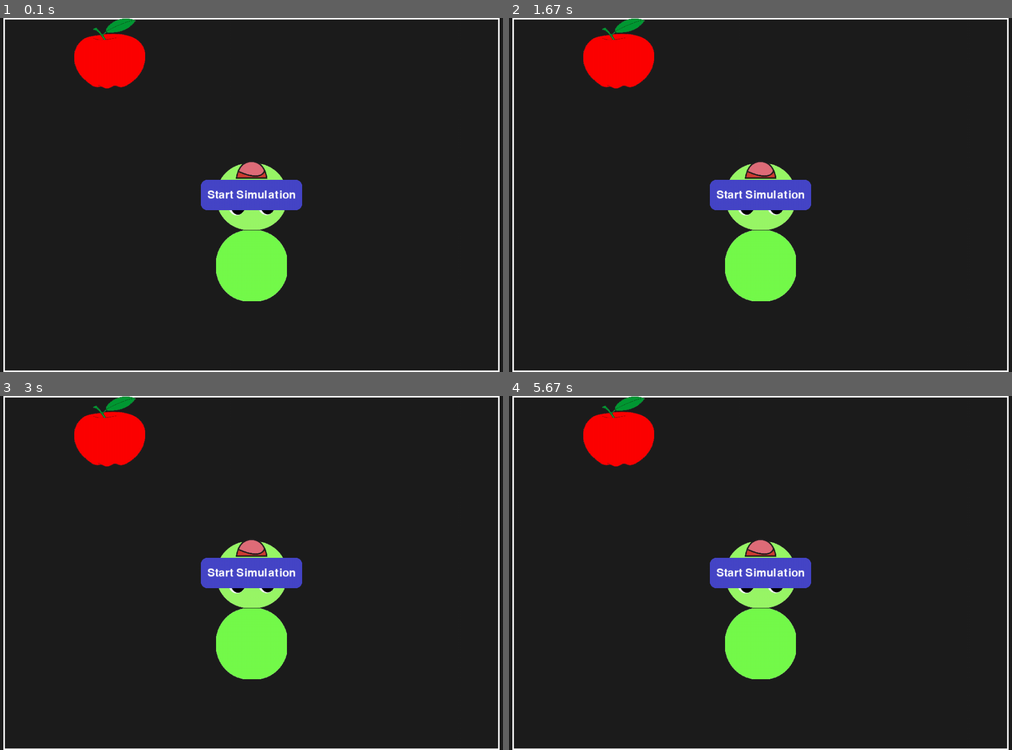
Above: before the commit, frames 1-4 (two rows, left to right).
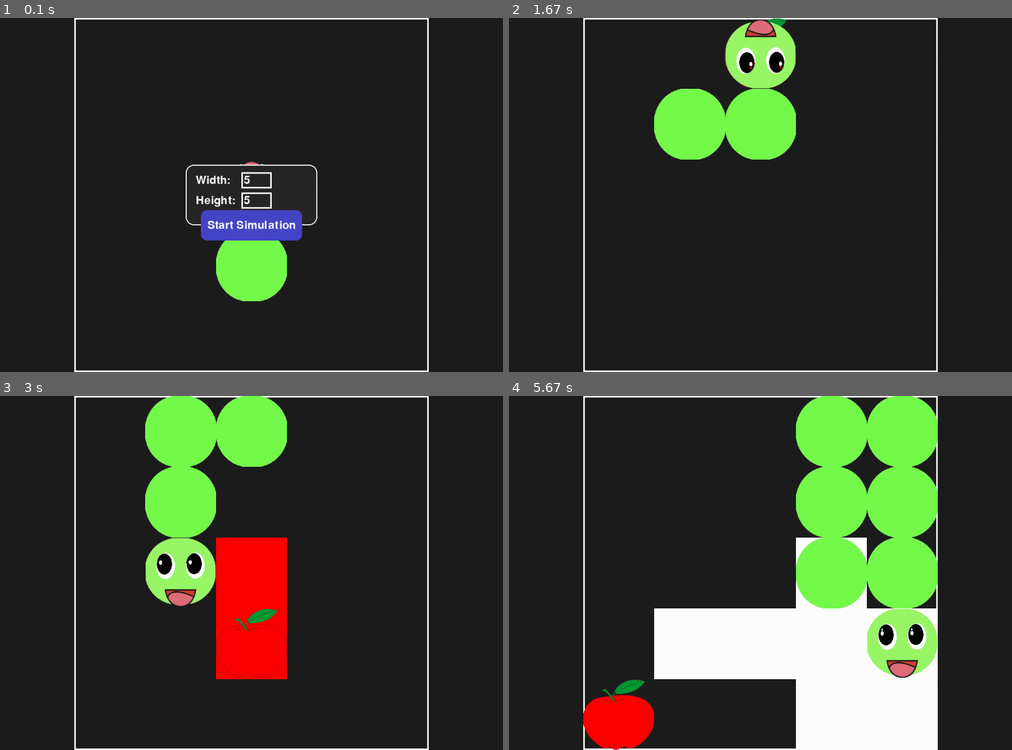
Above: after the commit, the same moments.

Repository: brii26/smart_snake
Game: pygame game, started from main.py
Two runs of this game, one before a commit and one after it. Both use one fixed random seed, a clock stepped at 60 frames per second and the inputs below.
Inputs (mouse positions are in pixels of both pictures, inside the frame that each line leads up to):
- Up to frame 1 (0.1 s): no input
- Up to frame 2 (1.67 s): click (740, 209) at 0.4 s; click (639, 198) at 0.73 s
- Up to frame 3 (3 s): no input
- Up to frame 4 (5.67 s): no input

The runs differ from the first frame. In frame 1, 7.6% of the frame differs, in the area x 0-100%, y 0-100%; in frame 2, 15%; in frame 3, 19%; in frame 4, 39%.

Commit message:
Feat : add input for width , height, and buttons for resimulate, including number of apple output and estimateion time output

Diff:
--- a/game.py
+++ b/game.py
@@ -7,85 +7,168 @@
 from core.snake_planner import SnakePlanner
 from gui.pygame_renderer import PygameRenderer
 
-GRID_HEIGHT = 7
-GRID_WIDTH = 5
-
 class SnakeGame:
-    def __init__(self):
-        """Initialize the main game state and components."""
-        self.grid = Grid(GRID_HEIGHT, GRID_WIDTH)
+    def __init__(self, grid_width=5, grid_height=5):
+        self.grid = Grid(grid_height, grid_width)
         self.snake = Snake(self.grid.center_position())
-        self.apple = Apple(self.grid.random_empty_position(self.snake))
+        self.apples_gained = 0
+        self.available_cells = set()
+        self.apple = None
         self.planner = SnakePlanner(self.grid)
         self.alive = True
-        self.renderer = PygameRenderer(GRID_HEIGHT, GRID_WIDTH)
+        self.renderer = PygameRenderer(grid_height, grid_width)
         self.current_path = []
         self.visualizing = False
         self.visual_index = 0
         self.waiting_after_eat = False
         self.next_apple_pos = None
-        self.plan_path_to_apple()
+        self.status_message = ""
+        self.bfs_times = []
+
+    def _random_available_cell(self):
+        cells = list(self.available_cells)
+        if not cells:
+            return None
+        return random.choice(cells)
 
     def plan_path_to_apple(self):
-        """Plan a path from the snake to the apple using the planner."""
+        start_time = time.time()
         path = self.planner.find_safe_path(self.snake, self.apple.position)
+        bfs_time = (time.time() - start_time) * 1000
+        self.bfs_times.append(bfs_time)
         self.current_path = path if path else []
         self.visualizing = True
         self.visual_index = 0
         self.visual_bfs_order = self.planner.visual_bfs_order.copy()
-        if not self.current_path:
-            self.alive = False
+
+    def _available_cells_after_path(self, path):
+        sim_snake = self.snake.copy()
+        for move in path:
+            sim_snake.move_towards(move)
+        if path and sim_snake.head == self.apple.position:
+            if len(sim_snake.body) == 1:
+                sim_snake.grow(direction=sim_snake.last_direction)
+            else:
+                sim_snake.grow()
+        return set(
+            Position(x, y)
+            for x in range(self.grid.width)
+            for y in range(self.grid.height)
+            if Position(x, y) not in sim_snake.body
+        )
+
+    def _recompute_available_cells(self):
+        self.available_cells = set(
+            Position(x, y)
+            for x in range(self.grid.width)
+            for y in range(self.grid.height)
+            if Position(x, y) not in self.snake.body
+        )
 
     def step(self):
-        """Advance the game by one step, handling movement and visualization."""
         if self.visualizing:
             self.visual_index += 1
             if self.visual_index >= len(self.visual_bfs_order):
                 self.visualizing = False
             return
         if self.waiting_after_eat:
+            self.available_cells = self._available_cells_after_path(self.current_path)
             self.apple = Apple(self.next_apple_pos)
-            self.plan_path_to_apple()
-            self.waiting_after_eat = False
-            return
+            if not self.available_cells:
+                self.apples_gained += 1
+                self.renderer.render(self.snake, self.apple, [], 0, [])
+                self.alive = False
+                self.status_message = "All cells filled!"
+                self.waiting_after_eat = False
+                return
+            else:
+                self.apples_gained += 1
+                self.renderer.render(self.snake, self.apple, [], 0, [])
+                self.plan_path_to_apple()
+                self.waiting_after_eat = False
+                return
         if not self.current_path:
-            self.alive = False
+            if self.snake.head == self.apple.position:
+                if len(self.snake.body) == 1:
+                    self.snake.grow(direction=self.snake.last_direction)
+                else:
+                    self.snake.grow()
+                self._recompute_available_cells()
+                if self.available_cells:
+                    self.next_apple_pos = self._random_available_cell()
+                    self.waiting_after_eat = True
+                    return
+                else:
+                    self.next_apple_pos = self.snake.head
+                    self.waiting_after_eat = True
+                    return
+            if not self.available_cells:
+                self.alive = False
+                self.status_message = "No cells available for apple."
+            else:
+                self.alive = False
+                self.status_message = "Apple unreachable."
             return
         next_move = self.current_path.pop(0)
+        growing = (self.snake.head == self.apple.position)
         self.snake.move_towards(next_move)
-        if self.snake.head == self.apple.position:
-            # If this is the first apple eaten (snake length 1), set direction to the last move just made
+        if growing:
             if len(self.snake.body) == 1:
                 self.snake.grow(direction=self.snake.last_direction)
             else:
                 self.snake.grow()
-            pos = self.find_reachable_apple_position()
-            if pos:
-                self.next_apple_pos = pos
+            self._recompute_available_cells()
+            if self.available_cells:
+                self.next_apple_pos = self._random_available_cell()
                 self.waiting_after_eat = True
+                return
             else:
-                self.alive = False
-
-    def find_reachable_apple_position(self):
-        """Find a reachable position for the apple that is not occupied by the snake."""
-        candidates = [
-            Position(x, y)
-            for x in range(self.grid.width)
-            for y in range(self.grid.height)
-            if Position(x, y) not in self.snake.body
-        ]
-        random.shuffle(candidates)
-        for pos in candidates:
-            test_path = self.planner.find_safe_path(self.snake, pos)
-            if test_path:
-                return pos
-        return None
+                self.next_apple_pos = self.snake.head
+                self.waiting_after_eat = True
+                return
+        else:
+            self._recompute_available_cells()
+            self.status_message = ""
 
     def run(self):
-        """Run the main game loop until the game is over or exited."""
+        first_run = True
+        self.status_message = ""
         while True:
-            if not self.renderer.handle_events():
+            event = self.renderer.handle_events()
+            if event is False:
                 break
+            if first_run:
+                if isinstance(event, tuple) and event[0] == 'start':
+                    _, w, h = event
+                    self.__init__(w, h)
+                    self.available_cells = set(
+                        Position(x, y)
+                        for x in range(self.grid.width)
+                        for y in range(self.grid.height)
+                        if Position(x, y) != self.snake.head
+                    )
+                    self.apple = Apple(self._random_available_cell())
+                    self.plan_path_to_apple()
+                    first_run = False
+                    self.renderer.simulation_started = True
+                else:
+                    if self.apple is not None:
+                        self.renderer.render(self.snake, self.apple, self.visual_bfs_order if self.visualizing else [], self.visual_index, self.current_path if not self.visualizing else [])
+                    else:
+                        self.renderer.render(self.snake, None, [], 0, [])
+                    continue
             if self.renderer.simulation_started and self.alive:
                 self.step()
             self.renderer.render(self.snake, self.apple, self.visual_bfs_order if self.visualizing else [], self.visual_index, self.current_path if not self.visualizing else [])
+            if not self.alive:
+                bfs_times = getattr(self, 'bfs_times', [])
+                avg_search = sum(bfs_times) / len(bfs_times) if bfs_times else 0
+                self.renderer.show_game_over_popup(self.apples_gained, avg_search, getattr(self, 'status_message', None))
+                while True:
+                    event = self.renderer.handle_events()
+                    if event == 'resimulate':
+                        self.__init__()
+                        first_run = True
+                        break
+                    if event is False:
+                        return
--- a/grid.py
+++ b/grid.py
@@ -3,16 +3,16 @@
 
 class Grid:
     def __init__(self, width: int, height: int):
-        """Initialize the grid with the given width and height."""
+        """Initialize grid"""
         self.width = width
         self.height = height
 
     def is_inside(self, pos: Position) -> bool:
-        """Check if a position is inside the grid boundaries."""
+        """cell is inside the grid validation"""
         return 0 <= pos.x < self.width and 0 <= pos.y < self.height
 
     def random_empty_position(self, snake):
-        """Return a random empty position not occupied by the snake."""
+        """Return random empty cell"""
         available = [
             Position(x, y)
             for x in range(self.width)
@@ -22,5 +22,5 @@
         return random.choice(available) if available else None
 
     def center_position(self) -> Position:
-        """Return the center position of the grid."""
+        """Return center grid position"""
         return Position(self.width // 2, self.height // 2)
--- a/gui/pygame_renderer.py
+++ b/gui/pygame_renderer.py
@@ -20,6 +20,12 @@
         self.width = width
         self.height = height
         self.simulation_started = False
+        self.input_active = False
+        self.input_text_w = str(width)
+        self.input_text_h = str(height)
+        self.input_box_w = pygame.Rect(WINDOW_WIDTH // 2 - 80, WINDOW_HEIGHT // 2 - 60, 60, 32)
+        self.input_box_h = pygame.Rect(WINDOW_WIDTH // 2 + 20, WINDOW_HEIGHT // 2 - 60, 60, 32)
+        self.input_selected = None
 
         # Adjust cell
         self.cell_size = min(
@@ -82,7 +88,8 @@
                 self._draw_cell(pos, color=(255, 0, 0))
 
         # Draw apple
-        self._draw_apple(apple.position)
+        if apple is not None:
+            self._draw_apple(apple.position)
 
         # Draw snake body
         for segment in snake.body[1:]:
@@ -117,7 +124,7 @@
             self._draw_popup_button()
 
         pygame.display.flip()
-        self.clock.tick(10)
+        self.clock.tick(20)
 
     def _draw_cell(self, pos: Position, color=None, image=None, outline=False):
         rect = pygame.Rect(
@@ -147,16 +154,108 @@
             pygame.draw.rect(self.window_surface, APPLE_COLOR, rect)
 
     def _draw_popup_button(self):
-        pygame.draw.rect(self.window_surface, BUTTON_COLOR, self.button_rect, border_radius=BUTTON_RADIUS)
+        # Draw input boxes for grid size
+        font = self.font
+        # Draw container
+        container_width, container_height = 260, 120
+        container_x = WINDOW_WIDTH // 2 - container_width // 2
+        container_y = WINDOW_HEIGHT // 2 - container_height // 2
+        container_rect = pygame.Rect(container_x, container_y, container_width, container_height)
+        pygame.draw.rect(self.window_surface, (40, 40, 40), container_rect, border_radius=16)
+        pygame.draw.rect(self.window_surface, (255,255,255), container_rect, 2, border_radius=16)
+        # Draw labels and input boxes
+        label_w = font.render("Width:", True, TEXT_COLOR)
+        label_h = font.render("Height:", True, TEXT_COLOR)
+        self.window_surface.blit(label_w, (container_x + 20, container_y + 20))
+        self.window_surface.blit(label_h, (container_x + 20, container_y + 60))
+        # Adjust input boxes to be inside container
+        self.input_box_w.x = container_x + 110
+        self.input_box_w.y = container_y + 15
+        self.input_box_h.x = container_x + 110
+        self.input_box_h.y = container_y + 55
+        # Highlight selected input box
+        w_color = (0, 255, 255) if self.input_selected == 'w' else (255,255,255)
+        h_color = (0, 255, 255) if self.input_selected == 'h' else (255,255,255)
+        pygame.draw.rect(self.window_surface, w_color, self.input_box_w, 3)
+        pygame.draw.rect(self.window_surface, h_color, self.input_box_h, 3)
+        txt_surface_w = font.render(self.input_text_w, True, TEXT_COLOR)
+        txt_surface_h = font.render(self.input_text_h, True, TEXT_COLOR)
+        self.window_surface.blit(txt_surface_w, (self.input_box_w.x + 5, self.input_box_w.y + 5))
+        self.window_surface.blit(txt_surface_h, (self.input_box_h.x + 5, self.input_box_h.y + 5))
+        # Draw simulate button below, with hover effect
+        mouse_pos = pygame.mouse.get_pos()
+        button_color = (100, 100, 255) if self.button_rect.collidepoint(mouse_pos) else BUTTON_COLOR
+        self.button_rect.x = container_x + 30
+        self.button_rect.y = container_y + 90
+        pygame.draw.rect(self.window_surface, button_color, self.button_rect, border_radius=BUTTON_RADIUS)
         label = self.font.render("Start Simulation", True, TEXT_COLOR)
         label_rect = label.get_rect(center=self.button_rect.center)
         self.window_surface.blit(label, label_rect)
+
+    def show_game_over_popup(self, apples_gained, avg_search_time, status_message=None):
+        """Draw a centered game over popup with stats, status message, and a resimulate button."""
+        popup_width, popup_height = 300, 140 if status_message else 100
+        popup_x = WINDOW_WIDTH // 2 - popup_width // 2
+        popup_y = WINDOW_HEIGHT // 2 - popup_height // 2
+        popup_rect = pygame.Rect(popup_x, popup_y, popup_width, popup_height)
+        pygame.draw.rect(self.window_surface, (40, 40, 40), popup_rect, border_radius=16)
+        pygame.draw.rect(self.window_surface, (255, 255, 255), popup_rect, width=2, border_radius=16)
+
+        # Draw stats
+        font = pygame.font.SysFont(None, 28)
+        label1 = font.render(f"Apples: {apples_gained}", True, (255,255,255))
+        label2 = font.render(f"Avg Search: {avg_search_time:.0f} ms", True, (255,255,255))
+        self.window_surface.blit(label1, (popup_x + 20, popup_y + 15))
+        self.window_surface.blit(label2, (popup_x + 20, popup_y + 45))
+        if status_message:
+            label3 = font.render(status_message, True, (255, 100, 100))
+            self.window_surface.blit(label3, (popup_x + 20, popup_y + 75))
+
+        # Draw resimulate button with hover effect
+        mouse_pos = pygame.mouse.get_pos()
+        button_rect = pygame.Rect(popup_x + 75, popup_y + (popup_height - 34), 150, 24)
+        button_color = (100, 100, 255) if button_rect.collidepoint(mouse_pos) else BUTTON_COLOR
+        pygame.draw.rect(self.window_surface, button_color, button_rect, border_radius=8)
+        button_label = font.render("Re-Simulate", True, TEXT_COLOR)
+        button_label_rect = button_label.get_rect(center=button_rect.center)
+        self.window_surface.blit(button_label, button_label_rect)
+        self.resim_button_rect = button_rect
+        pygame.display.flip()
 
     def handle_events(self):
         for event in pygame.event.get():
             if event.type == pygame.QUIT:
                 return False
-            if event.type == pygame.MOUSEBUTTONDOWN:
-                if self.button_rect.collidepoint(event.pos):
-                    self.simulation_started = True
+            if not self.simulation_started:
+                if event.type == pygame.MOUSEBUTTONDOWN:
+                    if self.input_box_w.collidepoint(event.pos):
+                        self.input_selected = 'w'
+                    elif self.input_box_h.collidepoint(event.pos):
+                        self.input_selected = 'h'
+                    else:
+                        self.input_selected = None
+                    if self.button_rect.collidepoint(event.pos):
+                        self.simulation_started = True
+                        return ('start', int(self.input_text_w), int(self.input_text_h))
+                if event.type == pygame.KEYDOWN and self.input_selected:
+                    if event.key == pygame.K_BACKSPACE:
+                        if self.input_selected == 'w':
+                            self.input_text_w = self.input_text_w[:-1]
+                        elif self.input_selected == 'h':
+                            self.input_text_h = self.input_text_h[:-1]
+                    elif event.unicode.isdigit():
+                        if self.input_selected == 'w' and len(self.input_text_w) < 3:
+                            if self.input_text_w == '0':
+                                self.input_text_w = event.unicode
+                            else:
+                                self.input_text_w += event.unicode
+                        elif self.input_selected == 'h' and len(self.input_text_h) < 3:
+                            if self.input_text_h == '0':
+                                self.input_text_h = event.unicode
+                            else:
+                                self.input_text_h += event.unicode
+            else:
+                if event.type == pygame.MOUSEBUTTONDOWN:
+                    if hasattr(self, 'resim_button_rect') and self.resim_button_rect.collidepoint(event.pos):
+                        return 'resimulate'
         return True
--- a/snake.py
+++ b/snake.py
@@ -2,17 +2,17 @@
 
 class Snake:
     def __init__(self, start: Position):
-        """Initialize the snake with a head and one body segment behind it."""
+        """Initialize snake with a head and one body"""
         self.body = [start, Position(start.x, start.y + 1)]
         self.last_direction = (0, -1)
 
     @property
     def head(self) -> Position:
-        """Return the current position of the snake's head."""
+        """Return current position of the snake's head"""
         return self.body[0]
 
     def move_towards(self, next_pos: Position):
-        """Move the snake's head to the next position and update the body."""
+        """Move the snake's head to the next position and update the body"""
         dx = next_pos.x - self.head.x
         dy = next_pos.y - self.head.y
         if (dx != 0 or dy != 0) and next_pos != self.head:
@@ -21,7 +21,7 @@
         self.body.pop()
 
     def grow(self, direction=None):
-        """Grow the snake by duplicating the last tail segment."""
+        """Grow the snake by duplicating the last tail segment"""
         self.body.append(self.body[-1])
         if direction is not None:
             self.last_direction = direction
@@ -31,11 +31,11 @@
             self.last_direction = (dx, dy)
 
     def is_collision(self, pos: Position) -> bool:
-        """Check if the given position collides with any part of the snake's body."""
+        """Check if the given position collides with any part of the snake's body"""
         return pos in self.body
 
     def copy(self):
-        """Create a deep copy of the snake object, including its body and direction."""
+        """Snake deep copy"""
         clone = Snake(self.body[0])
         clone.body = self.body.copy()
         clone.last_direction = self.last_direction
--- a/utils/position.py
+++ b/utils/position.py
@@ -6,7 +6,7 @@
     y: int
 
     def neighbors(self):
-        """Return a list of adjacent positions (up, down, left, right)."""
+        """Return a list of adjacent positions (up, down, left, right)"""
         return [
             Position(self.x + 1, self.y),
             Position(self.x - 1, self.y),
Empty file removed: gui/input_handler.py
